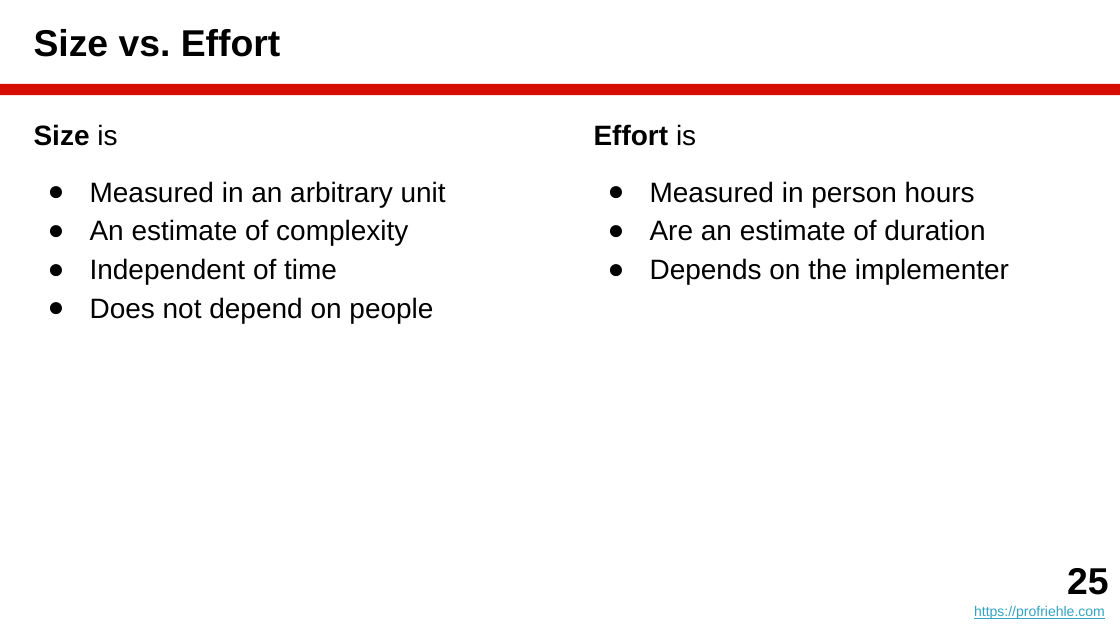
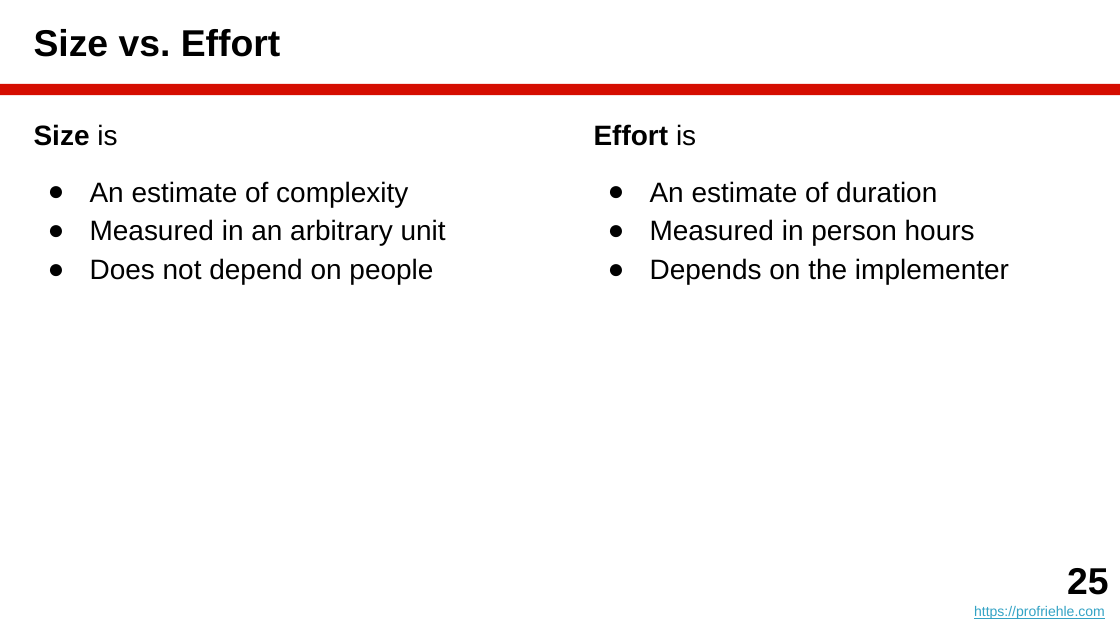
Before and after one commit to dirkriehle/amos-course, a slide deck: slide 25 of Lecture slides/AMOS B04 - Agile Planning.pptx. Drawn at 1120x630 pixels with LibreOffice and Linux fonts; fonts in the diff are those of the drawing. Boxes give left, top, right and bottom in pixels: in the first picture for what was removed or moved away, otherwise in the second. Text is boxed around its words. In the diff, an @@ line names an element or a change of style, - is before the commit and + after.

```diff
--- a/Lecture slides/AMOS B04 - Agile Planning.pptx
+++ b/Lecture slides/AMOS B04 - Agile Planning.pptx
@@ text at [90,181,408,207]: paragraph added @@
+● An estimate of complexity
@@ text at [650,181,937,203]: paragraph added @@
+● An estimate of duration
@@ text at [90,219,408,284]: paragraphs removed @@
-● An estimate of complexity
-● Independent of time
@@ text at [90,219,446,246]: less space between paragraphs @@
@@ text at [650,219,985,241]: paragraph removed @@
-● Are an estimate of duration
@@ text at [650,219,975,246]: less space between paragraphs @@
```
Also in this commit, not shown: 13 other slides changed, 3 slides added, 10 other files.
